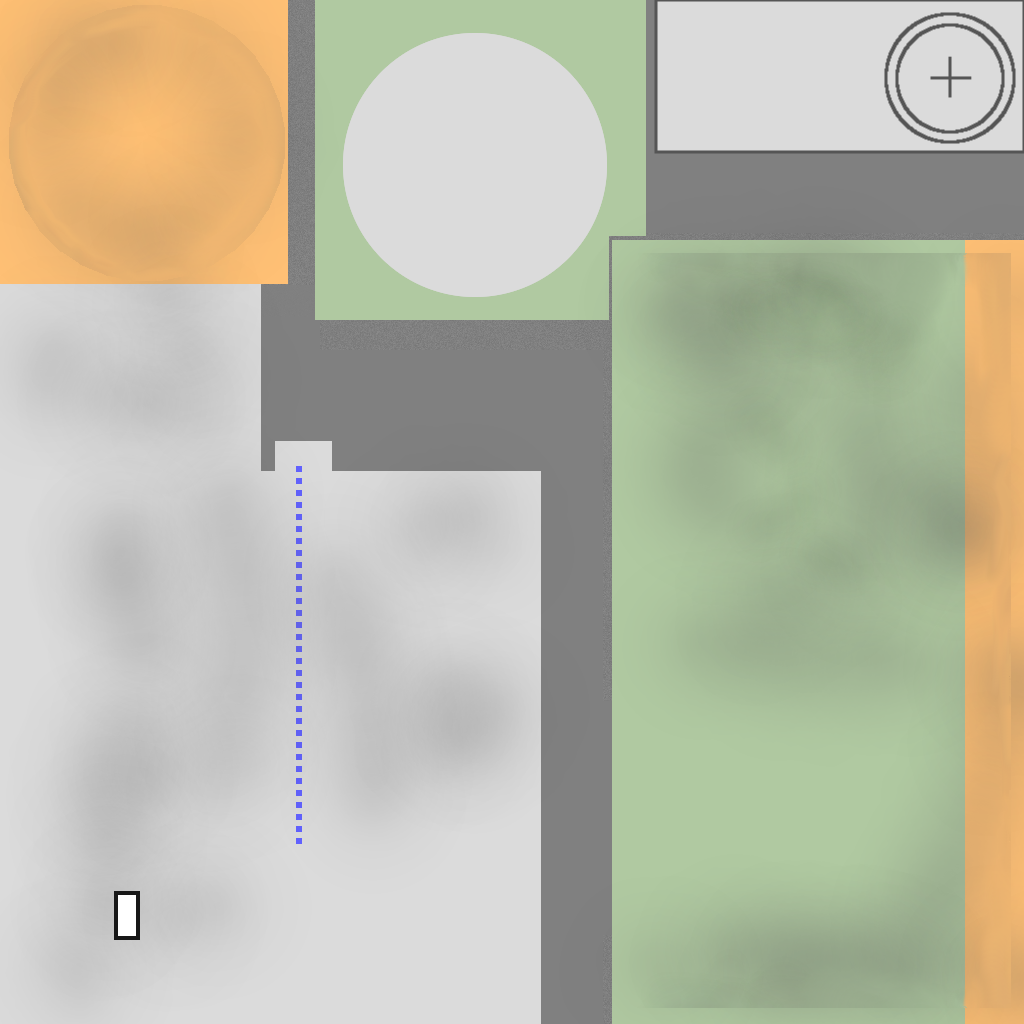
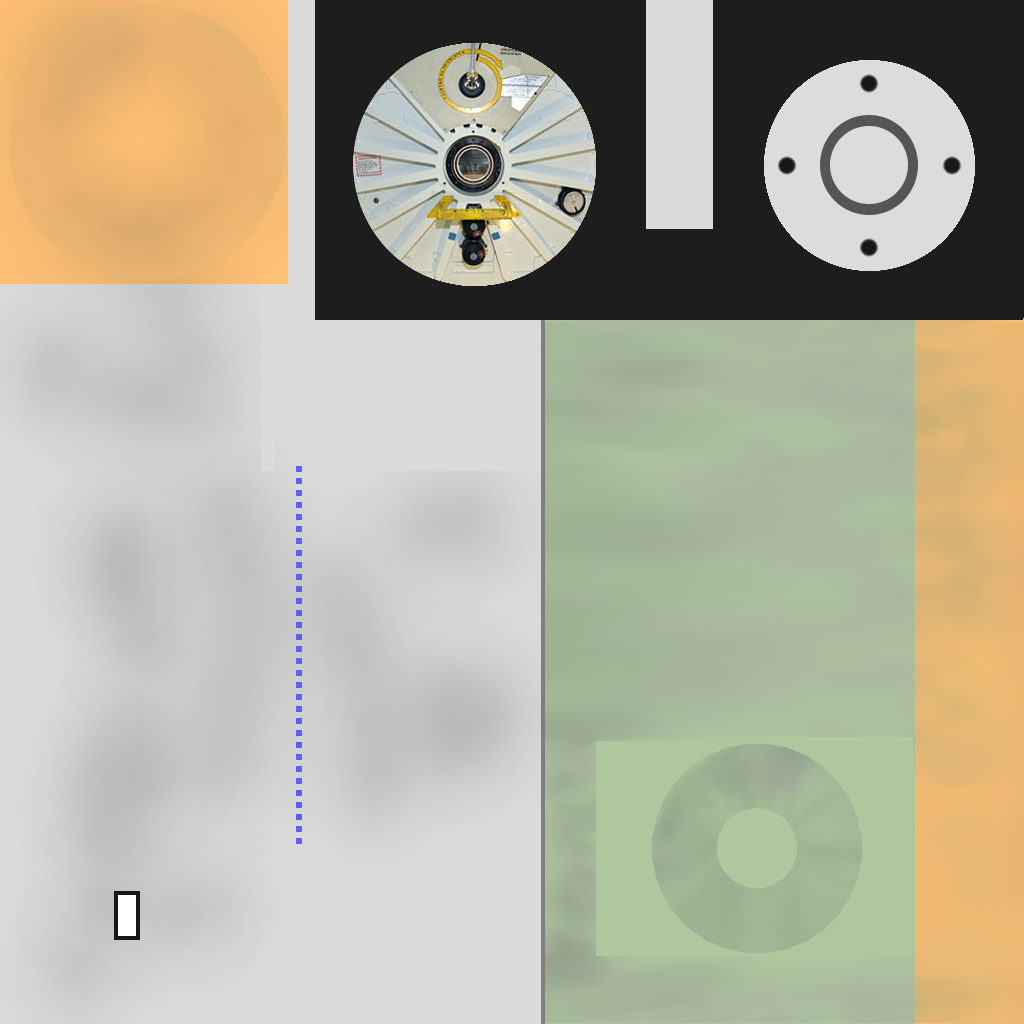
The second 1024px x 1024px image is a revision of the first. Changes to its layers:
painted on "inline-hangar.png" over left=9, top=0, right=1024, bottom=1024
painted on "normal" over left=285, top=0, right=1024, bottom=1024
